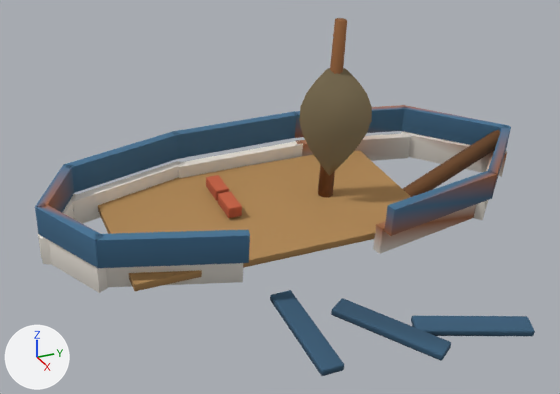
The glTF model assets/models/stepa_boat_wreck.glb: old version first, new version second.
Both versions are drawn from a 50 mm lens placed at (5.57, -2.63, 3.14), pointed at (0.47, -0.33, 0.59). Every picture has the same lights, and +X, +Y and +Z are marked at lower left. The first picture is the older version. Where no turn or scale is listed for an object, it has been applied to the vertices. Vertices at exactly the same position are counted once.

The older version as bpy lines, for what is in view:
```python
me_boat = bpy.data.meshes.new('Boat')
me_boat.from_pydata(...)  # 505 vertices, 886 faces; spans x -0.88..1.94, y -2.14..2.24, z -0.21..1.89
me_boat.materials.append(mat_vc)
ob_boat = bpy.data.objects.new('Boat', me_boat)
ob_boat.location = (0.0, 0.0, 0.0)
```
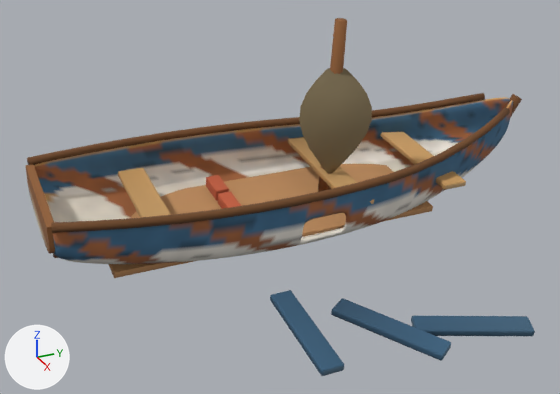
The edits, one by one:
me_boat is used by ob_boat; location (0.0, 0.0, 0.0).
me_boat had 505 vertices, 886 faces and spanned x -0.88..1.94, y -2.14..2.24, z -0.21..1.89.
me_boat now has 8271 vertices, 16466 faces and spans x -0.64..1.94, y -2.13..2.29, z -0.21..1.89.
me_boat part 1: the loose piece of 56 vertices spanning x 0.85..1.75, y -0.59..-0.41, z -0.19..-0.02 is copied, and the copy is scaled about its middle by (1.12, 1.26, 1.07), then moved by (-1.23, -0.8, 0.68); it spans x -0.43..0.57, y -1.41..-1.19, z 0.49..0.66.
me_boat part 2: the loose piece of 56 vertices spanning x 0.85..1.75, y -0.59..-0.41, z -0.19..-0.02 is copied, and the copy is multiplied about its middle by the matrix ((1.391, 0.0, -0.067), (0.0, 1.261, 0.0), (-0.067, 0.0, 0.841)), then moved by (-1.23, 0.8, 0.68); it spans x -0.55..0.69, y 0.19..0.41, z 0.48..0.67.
me_boat part 3: the loose piece of 56 vertices spanning x 0.85..1.75, y -0.59..-0.41, z -0.19..-0.02 is copied, and the copy is multiplied about its middle by the matrix ((1.391, 0.0, -0.067), (0.0, 1.261, 0.0), (-0.067, 0.0, 0.841)), then moved by (-1.23, 1.7, 0.68); it spans x -0.55..0.69, y 1.09..1.31, z 0.48..0.67.
me_boat part 4: the loose piece of 8 vertices spanning x -0.66..0.73, y -1.6..1.0, z 0.18..0.41 is scaled about its middle by (0.714, 1.08, 0.728).
me_boat part 5: the loose piece of 32 vertices spanning x -0.07..0.15, y -2.02..2.18, z -0.03..0.67 is rebuilt with 40 vertices and now spans x -0.05..0.17, y -2.06..2.29, z 0.09..1.02.
me_boat part 6: a new loose piece of 7512 vertices spanning x -0.64..0.76, y -2.1..2.2, z 0.15..0.98, in mat_vc.
me_boat part 7: a new loose piece of 90 vertices spanning x -0.61..-0.02, y -2.11..2.02, z 0.79..1.01, in mat_vc.
me_boat part 8: a new loose piece of 90 vertices spanning x 0.25..0.8, y -2.11..2.02, z 0.64..0.96, in mat_vc.
me_boat part 9: a new loose piece of 42 vertices spanning x -0.41..0.57, y -2.13..-2.07, z 0.47..0.85, in mat_vc.
me_boat part 10: the loose piece of 8 vertices spanning x -0.88..-0.72, y -0.82..0.42, z 0.55..0.8 is deleted.
Part 11, on me_boat:
136 vertices are removed from x -0.88..1.02, y -2.14..2.24, z 0.11..0.8.
204 faces are deleted.
me_boat part 12: 197 kept faces spanning x 0.85..1.94, y -0.59..1.15, z -0.21..-0.02 get new vertex colours; the middle colour goes from dark blue #2f5068 to dark blue #385970.

Location of each change, [x1, y1, x2, y2] in pixels of the pictures (560 x 394 px; the box of a moved part takes in the faces that stretch with it):
'Boat', reshaped: before [35, 18, 535, 376]; after [25, 18, 535, 376]
part 1 of me_boat, added: after [118, 168, 171, 218]
part 2 of me_boat, added: after [287, 137, 374, 204]
part 3 of me_boat, added: after [381, 132, 466, 190]
part 4 of me_boat, moved or reshaped: before [98, 151, 411, 291]; after [108, 164, 433, 278]
part 5 of me_boat, rebuilt: before [403, 130, 500, 197]; after [53, 94, 522, 258]
part 6 of me_boat, added: after [34, 97, 513, 264]
part 7 of me_boat, added: after [27, 93, 485, 165]
part 8 of me_boat, added: after [51, 107, 510, 233]
part 9 of me_boat, added: after [25, 164, 55, 254]
part 10 of me_boat, deleted (blue): before [172, 111, 296, 159]
part 11 of me_boat, deleted: before [35, 105, 511, 293]
part 12 of me_boat, edited (looks the same): [273, 290, 534, 376] in both
